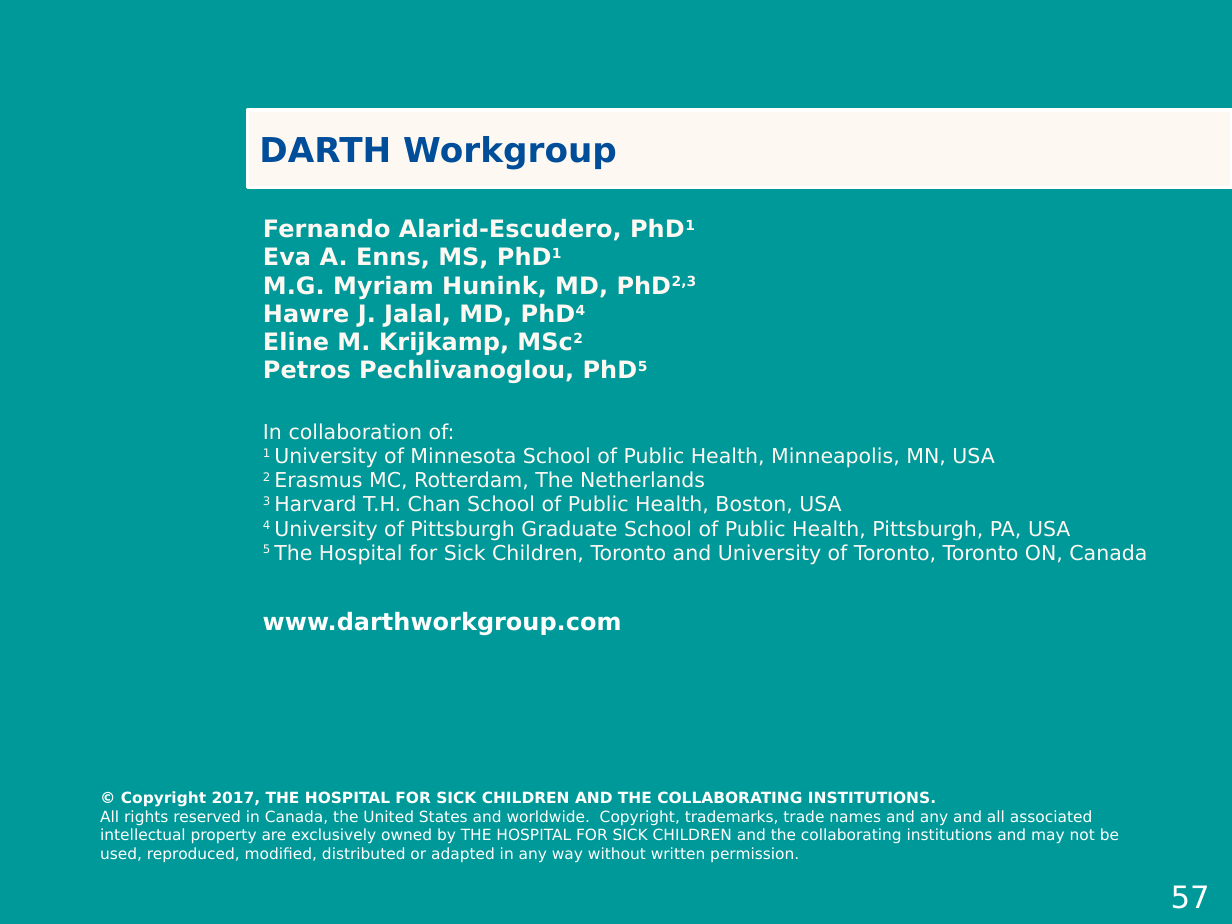
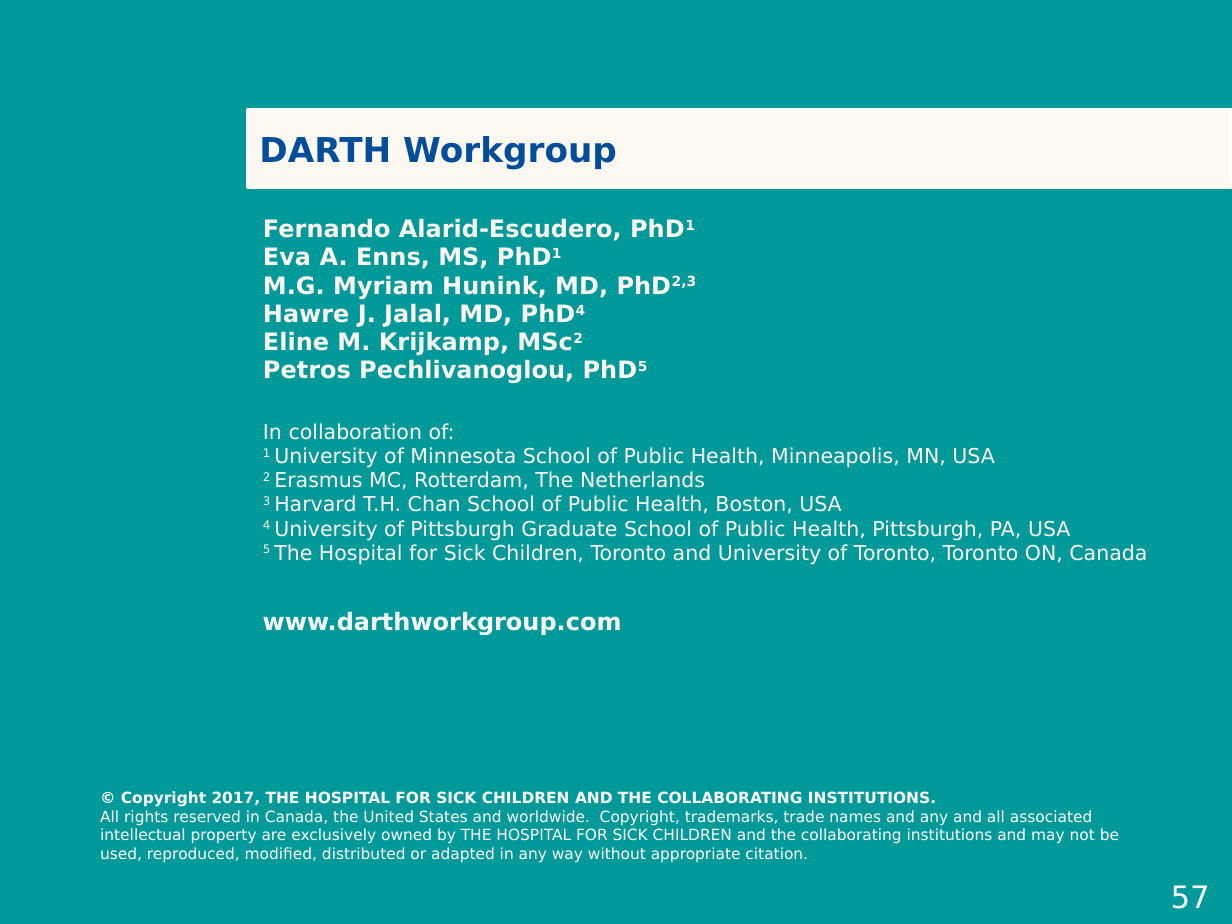
Before and after one commit to DARTH-git/Course-Modularization, a slide deck: slide 57 of Decision trees/Slides/CEA and Decision Modeling Overview.pptx. Drawn at 1232x924 pixels with LibreOffice and Linux fonts; fonts in the diff are those of the drawing; background and template pictures are left out. Boxes give left, top, right and bottom in pixels: in the first picture for what was removed or moved away, otherwise in the second. Text is boxed around its words. In the diff, an @@ line names an element or a change of style, - is before the commit and + after.

Commit message:
Update CE ppt

```diff
--- a/Decision trees/Slides/CEA and Decision Modeling Overview.pptx
+++ b/Decision trees/Slides/CEA and Decision Modeling Overview.pptx
@@ text at bbox=[100, 810, 1119, 863]: text changed @@
-All rights reserved in Canada, the United States and worldwide. Copyright, trademarks, trade names and any and all associated intellectual property are exclusively owned by THE HOSPITAL FOR SICK CHILDREN and the collaborating institutions and may not be used, reproduced, modified, distributed or adapted in any way without written permission.
+All rights reserved in Canada, the United States and worldwide. Copyright, trademarks, trade names and any and all associated intellectual property are exclusively owned by THE HOSPITAL FOR SICK CHILDREN and the collaborating institutions and may not be used, reproduced, modified, distributed or adapted in any way without appropriate citation.
```
Also in this commit, not shown: 1 other slide changed, 2 other files.
